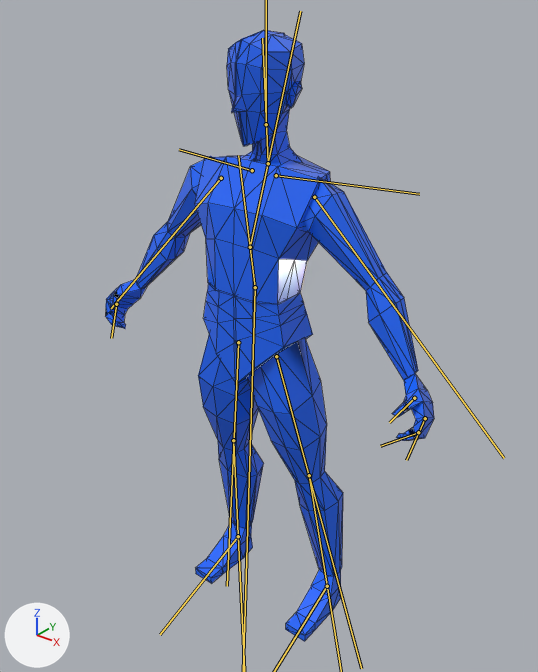
The glTF model assets/models/human_animated.glb: old version first, new version second.
The view is the same before and after, from a camera (50 mm lens) standing at (1.232, -1.521, 1.926) and looking at (0.015, 0.001, 0.983). Arrows for +X, +Y and +Z are at lower left; the lights stay in place. The picture after the commit comes second. The bones that change are drawn over the model as lines. Mesh edges are drawn as thin lines.

Objects in the first picture: 'PS1'.
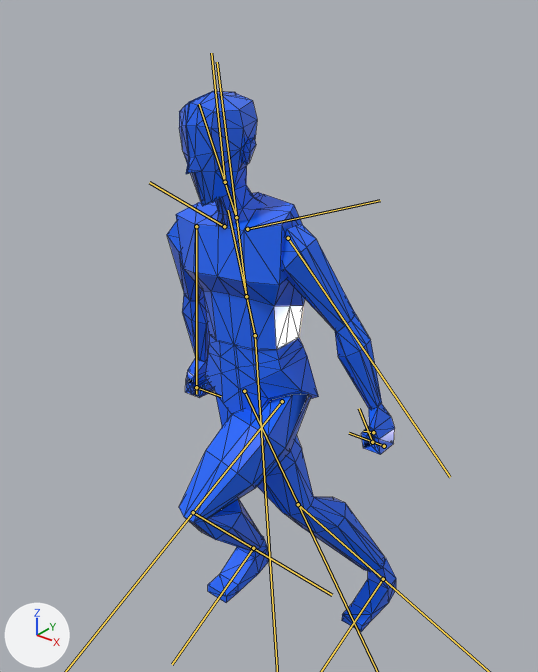
The newer file adds an action. The first version stands in its rest pose; the second is drawn at frame 9 of the action 'RunSidewaysR'.

Boxes [x1, y1, x2, y2] around the edits, measured in the pictures (538 x 672 px):
```json
{"object": "PS1", "change": "posed", "before": [105, 30, 434, 641], "after": [167, 91, 396, 632], "on screen": "30% narrower, 11% shorter"}
{"bone": "DEF_SPINE", "before": "(255, 287) to (238, 155)", "after": "(255, 335) to (228, 210)"}
{"bone": "DEF_CHEST", "before": "(250, 247) to (300, 11)", "after": "(246, 296) to (217, 62)"}
{"bone": "DEF_NECK", "before": "(268, 163) to (262, 38)", "after": "(236, 217) to (199, 104)"}
{"bone": "DEF_SHOULDER.L", "before": "(276, 175) to (419, 194)", "after": "(247, 229) to (380, 200)"}
{"bone": "DEF_ARM.L", "before": "(314, 197) to (504, 458)", "after": "(288, 238) to (450, 477)"}
{"bone": "DEF_THUMB_01.L", "before": "(414, 398) to (389, 422)", "after": "(373, 432) to (363, 431)"}
{"bone": "DEF_FINGERS_01.L", "before": "(425, 418) to (406, 460)", "after": "(384, 446) to (349, 433)"}
{"bone": "DEF_FINGERS_02.L", "before": "(418, 432) to (380, 446)", "after": "(372, 442) to (359, 408)"}
{"bone": "DEF_SHOULDER.R", "before": "(252, 170) to (179, 149)", "after": "(224, 226) to (149, 182)"}
{"bone": "DEF_ARM.R", "before": "(221, 178) to (111, 308)", "after": "(196, 226) to (196, 394)"}
{"bone": "DEF_FINGERS_01.R", "before": "(116, 304) to (111, 338)", "after": "(196, 387) to (221, 396)"}
```

Scene script edits in JSON lines:
```json
{"block": "bone_def_hips", "where": "bone_def_hips = bpy.data.objects['Armature_PS1'].pose.bones['DEF_HIPS']  # child of 'ROOT'"}
{"op": "set", "path": "bone_def_hips.location", "old": "(0.0, 0.0, 0.0)", "new": "(0.03, 0.43, -0.02)"}
{"op": "set", "path": "bone_def_hips.rotation_quaternion", "old": "(1.0, 0.0, 0.0, 0.0)", "new": "(0.998, 0.0, 0.003, -0.06)", "note": "degrees (0, 0, 0) -> degrees (0, 0, -7)"}
{"block": "bone_def_spine", "where": "bone_def_spine = bpy.data.objects['Armature_PS1'].pose.bones['DEF_SPINE']  # child of 'ROOT'"}
{"op": "set", "path": "bone_def_spine.location", "old": "(0.0, 0.0, 0.0)", "new": "(-0.03, -0.41, -0.11)"}
{"op": "set", "path": "bone_def_spine.rotation_quaternion", "old": "(1.0, 0.0, 0.0, 0.0)", "new": "(-0.999, 0.0, -0.007, 0.048)", "note": "degrees (0, 0, 0) -> degrees (0, 1, -5)"}
{"block": "bone_def_chest", "where": "bone_def_chest = bpy.data.objects['Armature_PS1'].pose.bones['DEF_CHEST']  # child of 'DEF_SPINE'"}
{"op": "set", "path": "bone_def_chest.rotation_quaternion", "old": "(1.0, 0.0, 0.0, 0.0)", "new": "(0.981, -0.191, -0.009, -0.004)", "note": "degrees (0, 0, 0) -> degrees (-22, -1, 0)"}
{"block": "bone_def_neck", "where": "bone_def_neck = bpy.data.objects['Armature_PS1'].pose.bones['DEF_NECK']  # child of 'DEF_CHEST'"}
{"op": "set", "path": "bone_def_neck.rotation_quaternion", "old": "(1.0, 0.0, 0.0, 0.0)", "new": "(0.996, 0.085, 0.024, -0.007)", "note": "degrees (0, 0, 0) -> degrees (10, 3, -1)"}
{"block": "bone_def_head", "where": "bone_def_head = bpy.data.objects['Armature_PS1'].pose.bones['DEF_HEAD']  # child of 'DEF_NECK'"}
{"op": "set", "path": "bone_def_head.rotation_quaternion", "old": "(1.0, 0.0, 0.0, 0.0)", "new": "(0.994, 0.107, -0.013, 0.015)", "note": "degrees (0, 0, 0) -> degrees (12, -2, 2)"}
{"block": "bone_def_shoulder_l", "where": "bone_def_shoulder_l = bpy.data.objects['Armature_PS1'].pose.bones['DEF_SHOULDER.L']  # child of 'DEF_CHEST'"}
{"op": "set", "path": "bone_def_shoulder_l.rotation_quaternion", "old": "(1.0, 0.0, 0.0, 0.0)", "new": "(0.996, -0.078, -0.028, -0.017)", "note": "degrees (0, 0, 0) -> degrees (-9, -3, -2)"}
{"block": "bone_def_arm_l", "where": "bone_def_arm_l = bpy.data.objects['Armature_PS1'].pose.bones['DEF_ARM.L']  # child of 'DEF_SHOULDER.L'"}
{"op": "set", "path": "bone_def_arm_l.rotation_quaternion", "old": "(1.0, 0.0, 0.0, 0.0)", "new": "(0.964, 0.25, 0.066, 0.069)", "note": "degrees (0, 0, 0) -> degrees (30, 5, 10)"}
{"block": "bone_def_thumb_01_l", "where": "bone_def_thumb_01_l = bpy.data.objects['Armature_PS1'].pose.bones['DEF_THUMB_01.L']  # child of 'DEF_HAND.L'"}
{"op": "set", "path": "bone_def_thumb_01_l.rotation_quaternion", "old": "(1.0, 0.0, 0.0, 0.0)", "new": "(0.765, 0.0, 0.0, -0.644)", "note": "degrees (0, 0, 0) -> degrees (0, 0, -80)"}
{"block": "bone_def_fingers_01_l", "where": "bone_def_fingers_01_l = bpy.data.objects['Armature_PS1'].pose.bones['DEF_FINGERS_01.L']  # child of 'DEF_HAND.L'"}
{"op": "set", "path": "bone_def_fingers_01_l.rotation_quaternion", "old": "(1.0, 0.0, 0.0, 0.0)", "new": "(0.843, 0.0, 0.0, -0.539)", "note": "degrees (0, 0, 0) -> degrees (0, 0, -65)"}
{"block": "bone_def_fingers_02_l", "where": "bone_def_fingers_02_l = bpy.data.objects['Armature_PS1'].pose.bones['DEF_FINGERS_02.L']  # child of 'DEF_FINGERS_01.L'"}
{"op": "set", "path": "bone_def_fingers_02_l.rotation_quaternion", "old": "(1.0, 0.0, 0.0, 0.0)", "new": "(0.979, 0.0, 0.0, -0.202)", "note": "degrees (0, 0, 0) -> degrees (0, 0, -23)"}
{"block": "bone_def_shoulder_r", "where": "bone_def_shoulder_r = bpy.data.objects['Armature_PS1'].pose.bones['DEF_SHOULDER.R']  # child of 'DEF_CHEST'"}
{"op": "set", "path": "bone_def_shoulder_r.rotation_quaternion", "old": "(1.0, 0.0, 0.0, 0.0)", "new": "(0.997, -0.078, 0.018, 0.013)", "note": "degrees (0, 0, 0) -> degrees (-9, 2, 1)"}
{"block": "bone_def_arm_r", "where": "bone_def_arm_r = bpy.data.objects['Armature_PS1'].pose.bones['DEF_ARM.R']  # child of 'DEF_SHOULDER.R'"}
{"op": "set", "path": "bone_def_arm_r.rotation_quaternion", "old": "(1.0, 0.0, 0.0, 0.0)", "new": "(0.96, 0.259, -0.071, -0.072)", "note": "degrees (0, 0, 0) -> degrees (31, -6, -10)"}
{"block": "bone_def_fingers_01_r", "where": "bone_def_fingers_01_r = bpy.data.objects['Armature_PS1'].pose.bones['DEF_FINGERS_01.R']  # child of 'DEF_HAND.R'"}
{"op": "set", "path": "bone_def_fingers_01_r.rotation_quaternion", "old": "(1.0, 0.0, 0.0, 0.0)", "new": "(0.884, 0.0, 0.0, 0.467)", "note": "degrees (0, 0, 0) -> degrees (0, 0, 56)"}
{"block": "bone_def_leg_l", "where": "bone_def_leg_l = bpy.data.objects['Armature_PS1'].pose.bones['DEF_LEG.L']  # child of 'ROOT'"}
{"op": "set", "path": "bone_def_leg_l.location", "old": "(0.0, 0.0, 0.0)", "new": "(0.1, 0.39, 0.02)"}
{"op": "set", "path": "bone_def_leg_l.rotation_quaternion", "old": "(1.0, 0.0, 0.0, 0.0)", "new": "(0.842, -0.173, -0.043, -0.508)", "note": "degrees (0, 0, 0) -> degrees (-15, -14, -60)"}
{"op": "set", "path": "bone_def_leg_l.scale", "old": "(1.0, 1.0, 1.0)", "new": "(1.03, 0.94, 1.03)"}
{"block": "bone_def_shin_l", "where": "bone_def_shin_l = bpy.data.objects['Armature_PS1'].pose.bones['DEF_SHIN.L']  # child of 'DEF_LEG.L'"}
{"op": "set", "path": "bone_def_shin_l.rotation_quaternion", "old": "(1.0, 0.0, 0.0, 0.0)", "new": "(0.68, -0.001, 0.003, 0.733)", "note": "degrees (0, 0, 0) -> degrees (0, 0, 94)"}
{"op": "set", "path": "bone_def_shin_l.scale", "old": "(1.0, 1.0, 1.0)", "new": "(1.09, 0.92, 1.0)"}
{"block": "bone_def_foot_l", "where": "bone_def_foot_l = bpy.data.objects['Armature_PS1'].pose.bones['DEF_FOOT.L']  # child of 'DEF_SHIN.L'"}
{"op": "set", "path": "bone_def_foot_l.location", "old": "(0.0, 0.0, 0.0)", "new": "(-0.01, 0.0, 0.0)"}
{"op": "set", "path": "bone_def_foot_l.rotation_quaternion", "old": "(1.0, 0.0, 0.0, 0.0)", "new": "(0.946, 0.132, 0.076, -0.285)", "note": "degrees (0, 0, 0) -> degrees (12, 13, -32)"}
{"op": "set", "path": "bone_def_foot_l.scale", "old": "(1.0, 1.0, 1.0)", "new": "(1.05, 0.98, 0.97)"}
{"block": "bone_def_leg_r", "where": "bone_def_leg_r = bpy.data.objects['Armature_PS1'].pose.bones['DEF_LEG.R']  # child of 'ROOT'"}
{"op": "set", "path": "bone_def_leg_r.location", "old": "(0.0, 0.0, 0.0)", "new": "(-0.1, 0.41, -0.18)"}
{"op": "set", "path": "bone_def_leg_r.rotation_quaternion", "old": "(1.0, 0.0, 0.0, 0.0)", "new": "(0.951, -0.302, -0.063, 0.022)", "note": "degrees (0, 0, 0) -> degrees (-35, -6, 5)"}
{"op": "set", "path": "bone_def_leg_r.scale", "old": "(1.0, 1.0, 1.0)", "new": "(1.01, 0.98, 1.01)"}
{"block": "bone_def_shin_r", "where": "bone_def_shin_r = bpy.data.objects['Armature_PS1'].pose.bones['DEF_SHIN.R']  # child of 'DEF_LEG.R'"}
{"op": "set", "path": "bone_def_shin_r.rotation_quaternion", "old": "(1.0, 0.0, 0.0, 0.0)", "new": "(0.983, -0.003, 0.003, -0.185)", "note": "degrees (0, 0, 0) -> degrees (0, 0, -21)"}
{"block": "bone_def_foot_r", "where": "bone_def_foot_r = bpy.data.objects['Armature_PS1'].pose.bones['DEF_FOOT.R']  # child of 'DEF_SHIN.R'"}
{"op": "set", "path": "bone_def_foot_r.rotation_quaternion", "old": "(1.0, 0.0, 0.0, 0.0)", "new": "(0.937, 0.168, -0.249, 0.18)", "note": "degrees (0, 0, 0) -> degrees (15, -32, 17)"}
{"op": "set", "path": "bone_def_foot_r.scale", "old": "(1.0, 1.0, 1.0)", "new": "(1.01, 0.99, 1.0)"}
```
